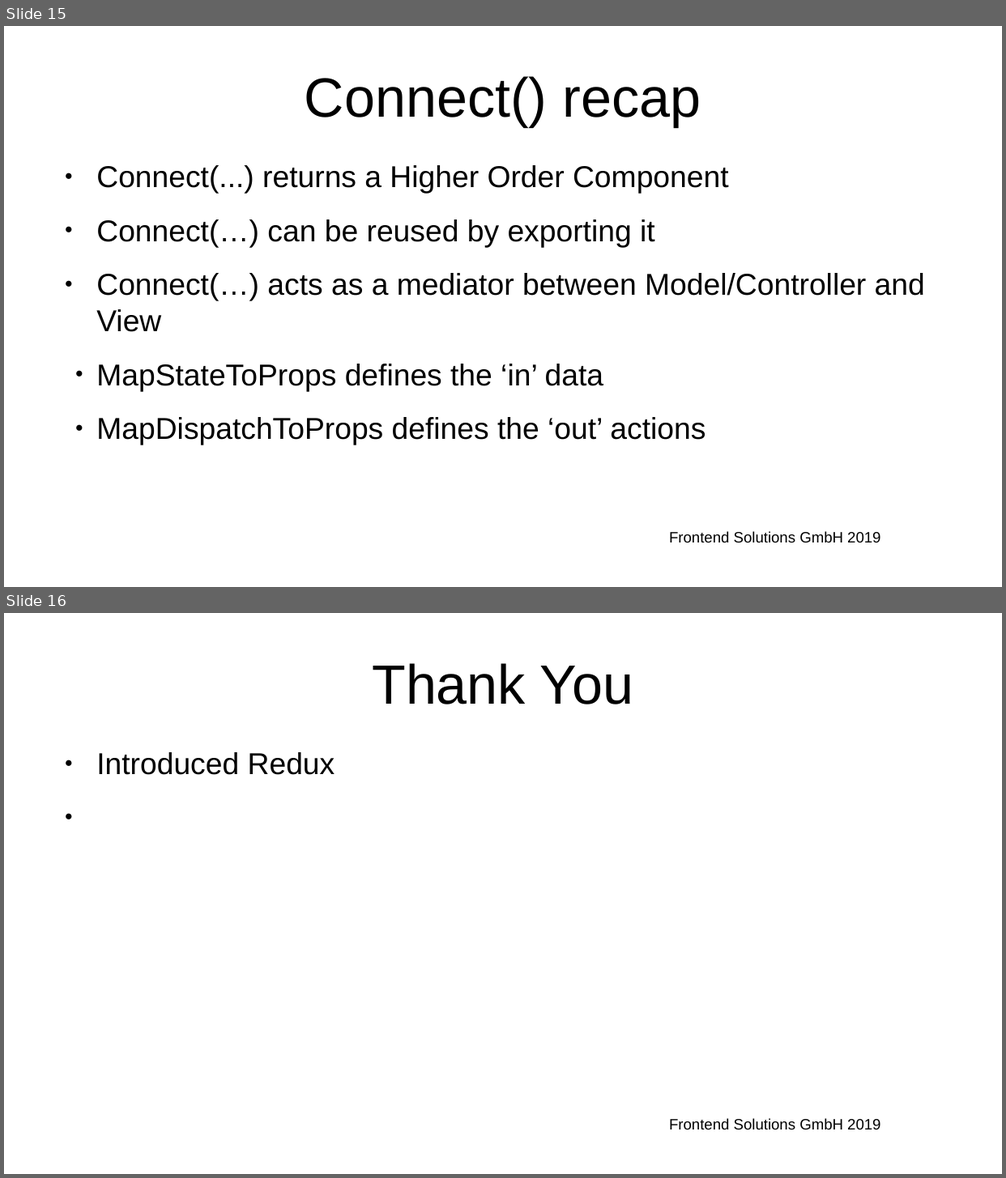
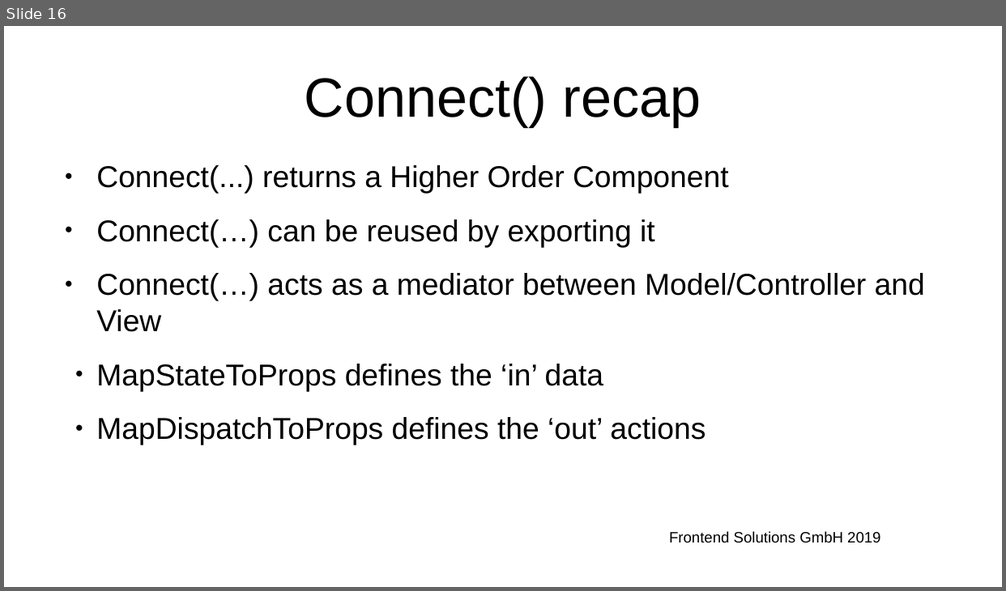
Before and after one commit to FrontendSolutionsGmbH/ReduxMvcSlides, a slide deck: ReactRedux.pptm. Shown one above the other, each under a label of ours: slides 15 and 16 before the commit, slide 16 after it. The pictures are 1006x1178 and 1006x591 pixels, drawn with LibreOffice and Linux fonts; fonts in the diff are those of the drawing; background and template pictures are left out. Boxes give left, top, right and bottom in pixels: in the first picture for what was removed or moved away, otherwise in the second. Text is boxed around its words. In the diff, an @@ line names an element or a change of style, - is before the commit and + after.

```diff
--- a/ReactRedux.pptm
+++ b/ReactRedux.pptm
@@ slide 16 removed at (4, 613, 1002, 1174), background #FFFFFF; not listed: 1 template element that a slide beside it also shows @@
@@ text removed at (372, 663, 633, 705) @@
-Thank You
@@ text removed at (96, 752, 335, 775) @@
-● Introduced Redux
@@ what was slide 15 is now slide 16 @@
```
Also in this commit, not shown: 2 slides changed, 2 slides added, 2 other files.
